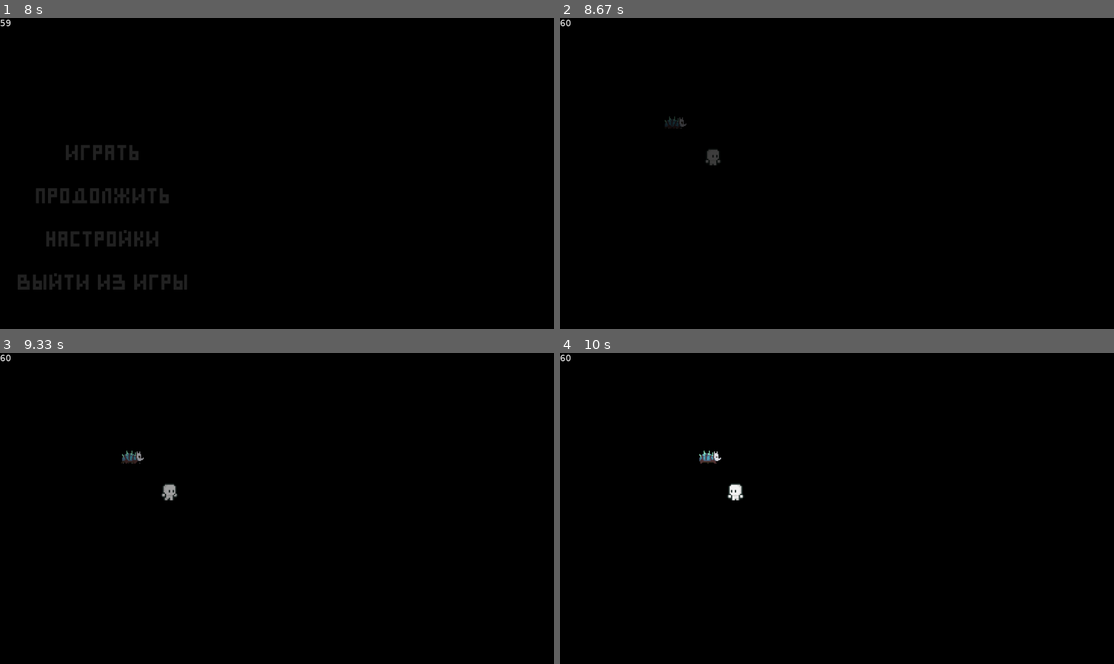
Above: before the commit, frames 1-4 (two rows, left to right).
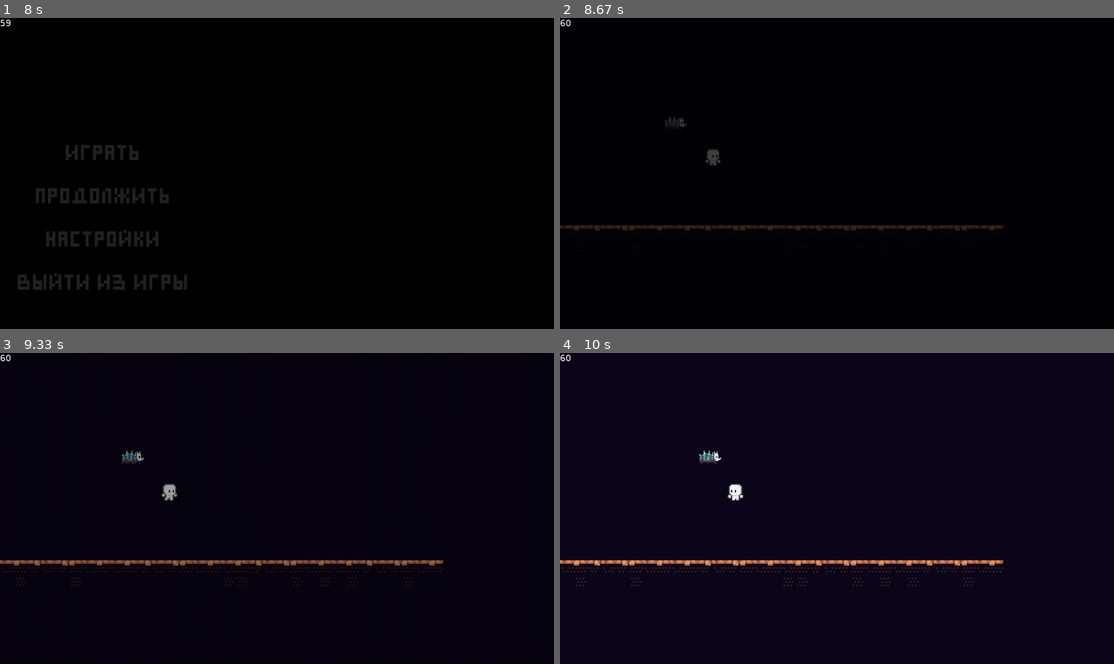
Above: after the commit, the same moments.

Repository: justxale/pygame-cyphered
Game: pygame game, started from main.py
The game is run twice, just before and just after one commit, with the same random seed, the same clock (stepped at 60 frames per second) and the same inputs.
Inputs (mouse positions are in pixels of both pictures, inside the frame that each line leads up to):
- Up to frame 1 (8 s): click "Играть" at 0.38 s; click "Настройки" at 0.72 s; click "-" at 1.05 s; click "+" at 1.38 s; hold Up 2.17-2.63 s; hold Right 2.67-3.13 s; hold Left 3.17-3.7 s; click "пробел" at 3.78 s; click "стрелки" at 4.12 s; click "w" at 4.45 s; click "ad" at 4.78 s; click "Назад" at 5.12 s; click "Играть" at 5.45 s; click (77, 164) at 5.78 s; click "Играть" at 6.55 s; hold Left from 7.9 s (still down)
- Up to frame 2 (8.67 s): release Left at 8.37 s; hold Right from 8.4 s (still down)
- Up to frame 3 (9.33 s): release Right at 8.87 s; hold Right from 9.23 s (still down)
- Up to frame 4 (10 s): release Right at 9.7 s; hold Left from 9.73 s (still down)

Frame 1 is identical in both runs. In frame 2, 1.0% of the frame differs, in the area x 0-80%, y 66-69%; in frame 3, 1.4%; in frame 4, 99%, in the area x 0-100%, y 0-100%.

Commit message:
big tiles stuff

Diff:
--- a/cyphered/data/constants.py
+++ b/cyphered/data/constants.py
@@ -7,3 +7,7 @@
     "jump_key": "space",
     "move_keys": "arrows"
 }
+
+TILE_SIZE = 8
+LEVEL_OFFSET = (0, 15)
+BG_COLOR = '#0e071b'
--- a/cyphered/data/paths.py
+++ b/cyphered/data/paths.py
@@ -7,6 +7,7 @@
 FONTS_PATH = os.path.join(RESOURCES_PATH, 'fonts')
 SPRITES_PATH = os.path.join(RESOURCES_PATH, 'sprites')
 MUSIC_PATH = os.path.join(RESOURCES_PATH, 'music')
+JSONDATA_PATH = os.path.join(RESOURCES_PATH, 'data')
 SOUNDS_PATH = os.path.join(RESOURCES_PATH, 'sounds')
 
 
@@ -16,7 +17,11 @@
     @classmethod
     def music(cls, filename: str, *dirs) -> str:
         """Returns a path of MUSIC MP3 file by its filename."""
-        return os.path.join(MUSIC_PATH, *dirs, f'{filename}.mp3')
+        if dirs:
+            return os.path.join(MUSIC_PATH, *dirs, f'{filename}.mp3')
+        else:
+            return os.path.join(MUSIC_PATH, f'{filename}.mp3')
+
 
     # Usage: Paths.sprite('sprite1')
     @classmethod
@@ -44,3 +49,11 @@
     def sound(cls, filename: str, *dirs) -> str:
         """Returns a path of sound MP3 file."""
         return os.path.join(SOUNDS_PATH, *dirs, f'{filename}.mp3')
+
+    @classmethod
+    def data(cls, filename: str, *dirs, ext: str = 'json') -> str:
+        """Returns a path of DATA JSON file by its filename."""
+        if dirs:
+            return os.path.join(JSONDATA_PATH, *dirs, f'{filename}.{ext}')
+        else:
+            return os.path.join(JSONDATA_PATH, f'{filename}.{ext}')
--- /dev/null
+++ b/cyphered/objects/tiles.py
@@ -0,0 +1,43 @@
+import pygame
+
+from ..data import constants
+from ..objects.base import GameObject
+
+
+class Tileset:
+    def __init__(self, tileset_name, columns, rows, mult=1):
+        super().__init__()
+        self.tiles_surfaces = {}
+        self.path = tileset_name
+        self.tile_size = constants.TILE_SIZE
+        self.tiles = []
+        self.multiplier = mult
+        self.parse_tiles(GameObject.load_image(tileset_name, transparent=True), columns, rows, mult=mult)
+
+    def parse_tiles(self, sheet, columns, rows, mult):
+        # self.rect = pygame.Rect(0, 0, sheet.get_width() // columns, sheet.get_height() // rows)
+        for j in range(rows):
+            for i in range(columns):
+                frame_location = (self.tile_size * j, self.tile_size * i)
+                subsurface = sheet.subsurface(pygame.Rect(
+                    frame_location, (self.tile_size, self.tile_size))
+                )
+                new_size = (subsurface.get_size()[0] * mult, subsurface.get_size()[1] * mult)
+                result = pygame.transform.scale(
+                    subsurface, new_size
+                )
+                self.tiles_surfaces[j + 1, i + 1] = result
+
+    def get_tile(self, i, j):
+        return self.tiles_surfaces[i, j]
+
+
+class Tile(pygame.sprite.Sprite):
+    def __init__(self, tileset: Tileset, tile_type: tuple[int, int], coords: tuple[int, int], *groups):
+        super().__init__(*groups)
+        self.image = tileset.get_tile(*tile_type)
+        self.rect = self.image.get_rect().move(
+            constants.TILE_SIZE * coords[0] * tileset.multiplier,
+            constants.TILE_SIZE * coords[1] * tileset.multiplier
+        )
+        tileset.tiles.append(self)
--- a/cyphered/scenes/play.py
+++ b/cyphered/scenes/play.py
@@ -1,14 +1,17 @@
 from .base import BaseScene
 from .subscenes.pause import PauseSubscene
+from ..data import Path, constants
 from ..objects import Player
 import pygame
 
 from ..objects.enemies import Crab
+from ..objects.tiles import Tile, Tileset
 from ..services.save import Saver
 
 all_sprites = pygame.sprite.Group()
 enemies = pygame.sprite.Group()
 player = pygame.sprite.Group()
+tiles = pygame.sprite.Group()
 
 
 class PlayScene(BaseScene):
@@ -17,12 +20,29 @@
         all_sprites.empty()
         enemies.empty()
         player.empty()
+        tiles.empty()
+
+        self.tileset = Tileset('tiles', 10, 15, mult=4)
+        self.generate_level('level1')
 
         self.player = Player(
             'idle', 4, 2, all_sprites, player
         )
 
         self.crab = Crab(all_sprites, enemies)
+
+    def generate_level(self, level_name: str):
+        level_data = Path.data(level_name, ext='txt')
+        with open(level_data, 'r', encoding='utf-8') as f:
+            level_data = f.readlines()
+        for y, line in enumerate(level_data):
+            for x, tile in enumerate(line.split('; ')):
+                i, j = map(int, tile.split(','))
+                Tile(
+                    self.tileset, (i, j),
+                    (x + constants.LEVEL_OFFSET[0], y + constants.LEVEL_OFFSET[1]),
+                    all_sprites, tiles
+                )
 
     def process_events(self, events):
         super().process_events(events)
@@ -54,6 +74,7 @@
                         player.update()
 
     def render(self, screen):
+        screen.fill(constants.BG_COLOR)
         all_sprites.draw(screen)
         if not self.is_paused:
             all_sprites.update()
--- a/main.py
+++ b/main.py
@@ -32,14 +32,6 @@
         active_scene.update(screen)
 
         active_scene = active_scene.next
-#
-        #    fontt = pygame.font.SysFont('./Resources/font.ttf', 40)
-        #    multiple_text_discpl(screen, """        С недобрым утром! Голова раскалывается...
-        #    Эх, хорошо вчера видимо погулял, ничего не помню...
-        #    Вроде бы пообещал себе завязывать с этими делами,
-        #    ну что такое!.. Так, стоп, что это за комната?
-        #    Не моя... И что-то она странная какая-то, как
-        #    будто из 90-х... Надо бы осмотреться""", (140, 250), fontt)
 
         fps_display.render(screen)
         pygame.display.flip()
--- /dev/null
+++ b/resources/data/level1.txt
@@ -0,0 +1,2 @@
+7,6; 8,6; 9,6; 7,6; 9,6; 8,6; 7,6; 8,6; 7,6; 8,6; 9,6; 7,6; 9,6; 8,6; 7,6; 8,6; 7,6; 8,6; 9,6; 7,6; 9,6; 8,6; 7,6; 8,6; 7,6; 8,6; 9,6; 7,6; 9,6; 8,6; 7,6; 8,6
+7,8; 8,7; 9,8; 7,8; 9,8; 8,7; 7,8; 8,8; 7,8; 8,8; 9,8; 7,8; 9,8; 8,8; 7,8; 7,8; 8,7; 8,7; 9,8; 7,8; 9,8; 8,7; 7,8; 8,7; 7,8; 8,7; 9,8; 7,8; 9,8; 8,7; 7,8; 8,8
Binary file added: resources/sprites/tiles.png
